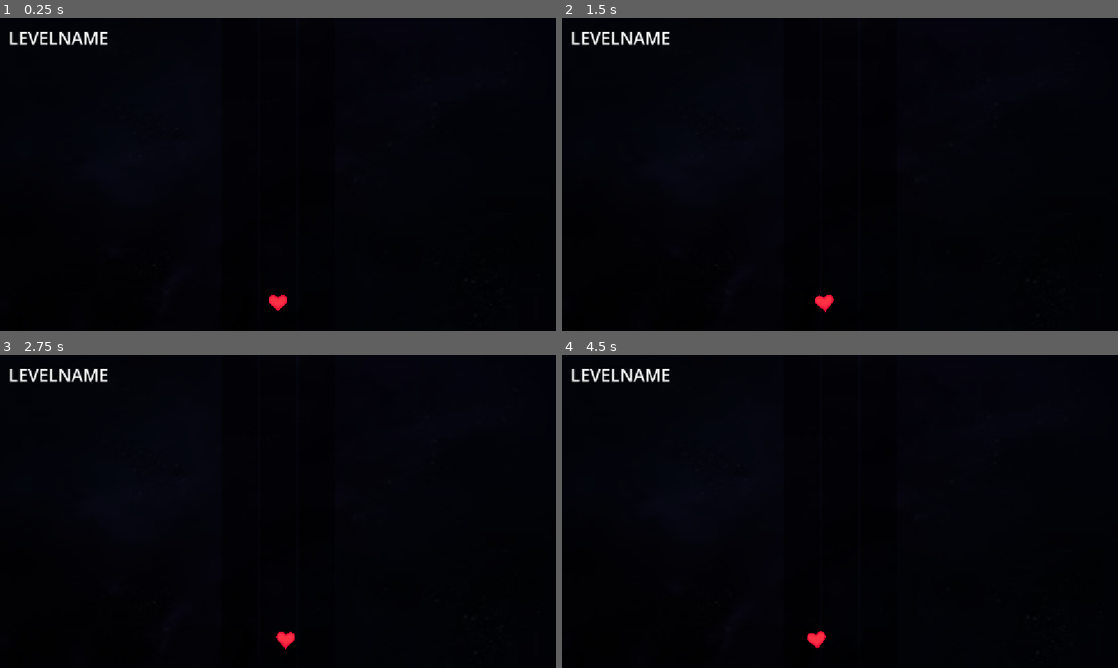
Above: before the commit, frames 1-4 (two rows, left to right).
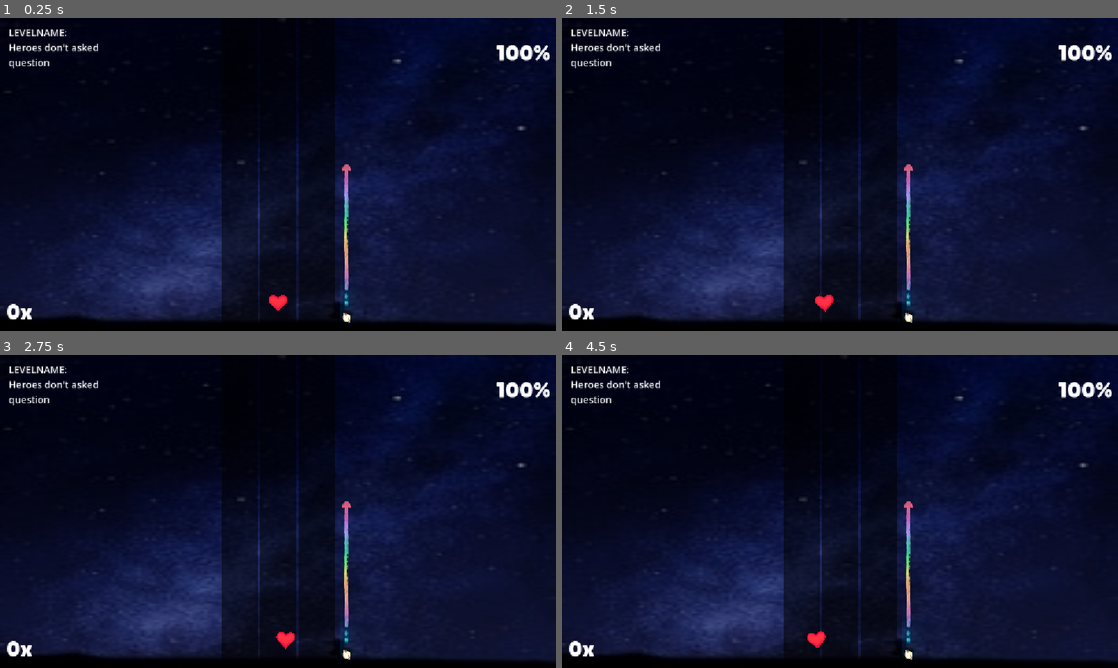
Above: after the commit, the same moments.

Repository: YugoJr/Prototype
Game: Godot game, scene res://scenes/main_scene.tscn
Same seed, same stepped clock (60 frames per second), same inputs: the game is played once before the commit and once after it. Sound files missing from this copy of the repository are replaced by a short silence.
Inputs (mouse positions are in pixels of both pictures, inside the frame that each line leads up to):
- Up to frame 1 (0.25 s): no input
- Up to frame 2 (1.5 s): tap Enter at 0.5 s; move the mouse to (962, 158) at 0.52 s; tap C (noteC) at 0.6 s; tap Space at 1.25 s; move the mouse to (728, 190) at 1.27 s; hold Shift (shiftLEFT) from 1.28 s (still down); tap D (noteD) at 1.35 s
- Up to frame 3 (2.75 s): tap Enter at 2 s; move the mouse to (333, 442) at 2.02 s; release Shift (shiftLEFT) at 2.03 s; tap E (noteE) at 2.1 s
- Up to frame 4 (4.5 s): tap Space at 2.75, 4.25 s; move the mouse to (812, 574) at 2.77 s; tap F (noteF) at 2.85 s; tap Enter at 3.5 s; move the mouse to (1006, 558) at 3.52 s; hold Shift (shiftLEFT) from 3.53 s (still down); tap I (noteI) at 3.6 s; move the mouse to (673, 464) at 4.27 s; tap J (noteJ) at 4.35 s

The runs differ from the first frame. In frame 1, 60% of the frame differs, in the area x 0-100%, y 0-98%; in frame 2, 60%; in frame 3, 60%; in frame 4, 60%.

Commit message:
Second Crime commited

Diff:
--- a/scenes/main_ui.tscn
+++ b/scenes/main_ui.tscn
@@ -1,6 +1,9 @@
 [gd_scene format=3 uid="uid://bnpkfp3pi4wix"]
 
-[ext_resource type="Texture2D" uid="uid://d3hmwidohdq8p" path="res://assets/background/bg2.jpeg" id="1_fnul3"]
+[ext_resource type="Texture2D" uid="uid://cwlkk1tlejn0n" path="res://assets/background/azul.jpg" id="1_j6a7c"]
+[ext_resource type="FontFile" uid="uid://c7yusr7jjg4f5" path="res://assets/fonts/LilitaOne-Regular.ttf" id="2_scoti"]
+[ext_resource type="Texture2D" uid="uid://c1kqab3fwb0lm" path="res://assets/HP_bar/scorebar_resize.png" id="3_i1gbh"]
+[ext_resource type="Texture2D" uid="uid://cac1fr8yr30s5" path="res://assets/HP_bar/HP_bar.png" id="4_46p8p"]
 
 [sub_resource type="StyleBoxFlat" id="StyleBoxFlat_fnul3"]
 bg_color = Color(0, 0, 0, 0.5058824)
@@ -14,7 +17,7 @@
 grow_vertical = 2
 
 [node name="background" type="TextureRect" parent="." unique_id=1951291921]
-self_modulate = Color(0.10249352, 0.10249352, 0.10249352, 1)
+self_modulate = Color(0.5386024, 0.5386024, 0.53860235, 1)
 z_index = -1
 layout_mode = 1
 anchors_preset = 15
@@ -22,7 +25,7 @@
 anchor_bottom = 1.0
 grow_horizontal = 2
 grow_vertical = 2
-texture = ExtResource("1_fnul3")
+texture = ExtResource("1_j6a7c")
 expand_mode = 1
 
 [node name="playerLines" type="Node" parent="." unique_id=1938424199]
@@ -69,11 +72,46 @@
 grow_vertical = 2
 theme_override_styles/panel = SubResource("StyleBoxFlat_fnul3")
 
-[node name="Label" type="Label" parent="." unique_id=257748594]
+[node name="LevelName" type="Label" parent="." unique_id=257748594]
 layout_mode = 0
 offset_left = 18.0
 offset_top = 16.0
-offset_right = 225.0
-offset_bottom = 66.0
-theme_override_font_sizes/font_size = 36
-text = "LEVELNAME"
+offset_right = 354.0
+offset_bottom = 172.0
+theme_override_font_sizes/font_size = 20
+text = "LEVELNAME:
+Heroes don't asked
+question"
+
+[node name="Combo" type="Label" parent="." unique_id=1803723797]
+layout_mode = 0
+offset_left = 13.0
+offset_top = 581.0
+offset_right = 349.0
+offset_bottom = 737.0
+theme_override_fonts/font = ExtResource("2_scoti")
+theme_override_font_sizes/font_size = 46
+text = "0x"
+
+[node name="Accuracy" type="Label" parent="." unique_id=1148076145]
+layout_mode = 0
+offset_left = 1028.0
+offset_top = 45.0
+offset_right = 1364.0
+offset_bottom = 201.0
+theme_override_fonts/font = ExtResource("2_scoti")
+theme_override_font_sizes/font_size = 46
+text = "100%"
+
+[node name="HP_Bar" type="TextureProgressBar" parent="." unique_id=546290183]
+layout_mode = 1
+offset_left = 705.0
+offset_top = 622.0
+offset_right = 1589.0
+offset_bottom = 744.0
+rotation = -1.5707964
+scale = Vector2(0.4, 0.4)
+value = 100.0
+texture_under = ExtResource("3_i1gbh")
+texture_progress = ExtResource("4_46p8p")
+texture_progress_offset = Vector2(-60, -3)
